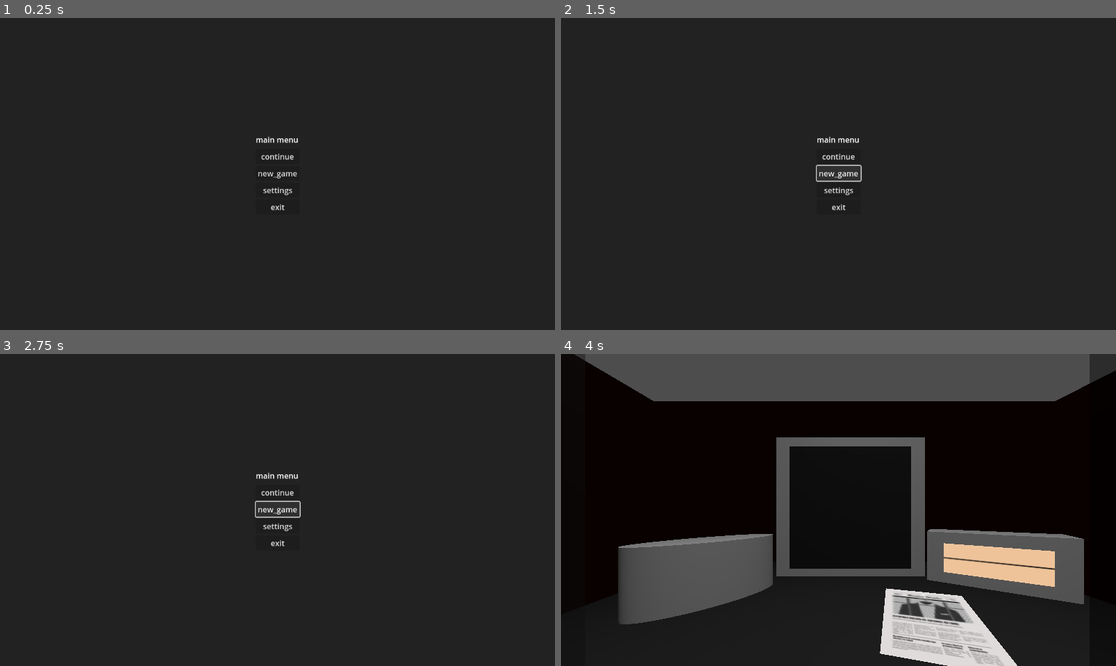
Above: before the commit, frames 1-4 (two rows, left to right).
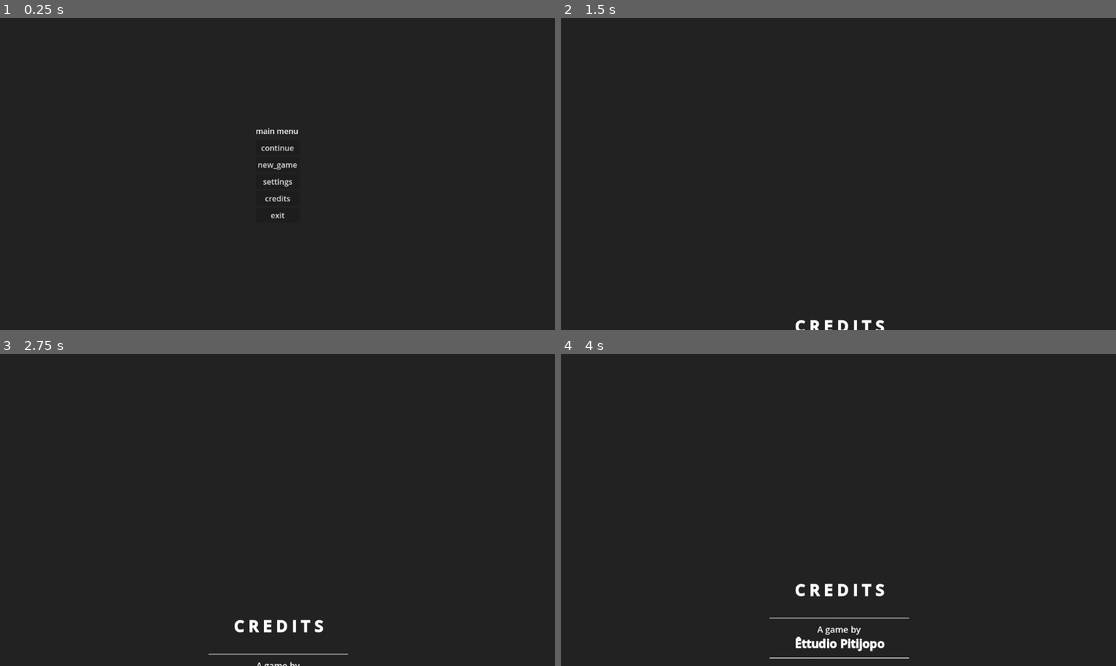
Above: after the commit, the same moments.

Repository: aaracan246/gameoff2025-ettudiopitijopo
Game: Godot game, scene res://Scenes/UI/main_menu.tscn
Same seed, same stepped clock (60 frames per second), same inputs: the game is played once before the commit and once after it. The engine's default icon, where the game draws it, is replaced by a stand-in: a white triangle on a blue panel in a dark square.
Inputs (mouse positions are in pixels of both pictures, inside the frame that each line leads up to):
- Up to frame 1 (0.25 s): no input
- Up to frame 2 (1.5 s): click (838, 198) at 0.5 s, where only the run after the commit has a clickable "credits"; click (838, 174) at 1.25 s, where only the run before the commit has a clickable "new_game"
- Up to frame 3 (2.75 s): click (277, 510) at 2 s, where only the run before the commit has a clickable "new_game"
- Up to frame 4 (4 s): click (838, 491) at 2.75 s, where only the run before the commit has a clickable "continue"; move the mouse to (960, 494) at 3.52 s; click (960, 494) at 3.67 s

The runs differ from the first frame. In frame 1, 0.6% of the frame differs, in the area x 46-54%, y 35-65%; in frame 2, 0.7%; in frame 3, 0.9%; in frame 4, 73%, in the area x 0-100%, y 0-100%.

Commit message:
credits UI

Diff:
--- /dev/null
+++ b/Scenes/UI/credits.tscn
@@ -0,0 +1,88 @@
+[gd_scene load_steps=2 format=3 uid="uid://wvnwavhmsta8"]
+
+[ext_resource type="Script" uid="uid://dju7vlywfo2em" path="res://Scripts/UI/credits.gd" id="1_h87vg"]
+
+[node name="Credits" type="Control"]
+layout_mode = 3
+anchors_preset = 15
+anchor_right = 1.0
+anchor_bottom = 1.0
+grow_horizontal = 2
+grow_vertical = 2
+script = ExtResource("1_h87vg")
+
+[node name="ColorRect" type="ColorRect" parent="."]
+layout_mode = 1
+anchors_preset = 15
+anchor_right = 1.0
+anchor_bottom = 1.0
+grow_horizontal = 2
+grow_vertical = 2
+color = Color(0.13333334, 0.13333334, 0.13333334, 1)
+
+[node name="RichTextLabel" type="RichTextLabel" parent="."]
+layout_mode = 1
+anchors_preset = 15
+anchor_right = 1.0
+anchor_bottom = 1.0
+offset_left = 2.0
+offset_top = 650.0
+offset_right = 2.0
+offset_bottom = 1146.0
+grow_horizontal = 2
+grow_vertical = 2
+bbcode_enabled = true
+text = "[center]
+[font_size=32][b]C R E D I T S[/b][/font_size]
+
+[center]──────────────────────────────[/center]
+[font_size=18]A game by[/font_size]
+[font_size=24][b]Êttudio Pitijopo[/b][/font_size]
+[center]──────────────────────────────[/center]
+
+
+[font_size=18][b]Production & Design[/b][/font_size]
+[font_size=22]Lara Narváez Otero[/font_size]
+
+
+[font_size=18][b]Design Director[/b][/font_size]
+[font_size=22]Morri[/font_size]
+
+
+[font_size=18][b]Programming[/b][/font_size]
+[font_size=22]Sergio Morales Coronil[/font_size]
+
+
+[font_size=18][b]Programming, Audio & Web Dev[/b][/font_size]
+[font_size=22]Samuel Urbina Flor[/font_size]
+
+
+[font_size=18][b]2D Art & Animation[/b][/font_size]
+[font_size=22]Ángela Amate Jiménez[/font_size]
+
+
+[font_size=18][b]3D Art & Modeling[/b][/font_size]
+[font_size=22]Lucía López Rodríguez[/font_size]
+
+
+[center]──────────────────────────────[/center]
+
+[center]
+[font_size=16]Check out the game's artbook at:[/font_size]
+[url=https://www.pitijopo.com][font_size=20][b]www.pitijopo.com[/b][/font_size][/url]
+[/center]
+
+[center]──────────────────────────────[/center]
+
+[center][i]Thank you for playing[/i][/center]
+"
+scroll_active = false
+
+[node name="VBoxContainer" type="VBoxContainer" parent="."]
+layout_mode = 1
+anchors_preset = 13
+anchor_left = 0.5
+anchor_right = 0.5
+anchor_bottom = 1.0
+grow_horizontal = 2
+grow_vertical = 2
--- a/Scenes/UI/main_menu.tscn
+++ b/Scenes/UI/main_menu.tscn
@@ -54,6 +54,10 @@
 layout_mode = 2
 text = "settings"
 
+[node name="credits" type="Button" parent="VBoxContainer"]
+layout_mode = 2
+text = "credits"
+
 [node name="exit_btn" type="Button" parent="VBoxContainer"]
 layout_mode = 2
 text = "exit"
@@ -64,4 +68,5 @@
 
 [connection signal="pressed" from="VBoxContainer/continue_btn" to="." method="_on_continue_btn_pressed"]
 [connection signal="pressed" from="VBoxContainer/settings_btn" to="." method="_on_settings_btn_pressed"]
+[connection signal="pressed" from="VBoxContainer/credits" to="." method="_on_credits_pressed"]
 [connection signal="pressed" from="VBoxContainer/exit_btn" to="." method="_on_exit_btn_pressed"]
--- /dev/null
+++ b/Scripts/UI/credits.gd
@@ -0,0 +1,12 @@
+extends Control
+
+@onready var credits: RichTextLabel = $RichTextLabel
+
+var speed : float = 60.0  # píxeles por segundo
+
+func _process(delta):
+	credits.position.y -= speed * delta
+
+	# Cuando salga por arriba cambia de escena
+	if credits.position.y + credits.size.y < 0:
+		get_tree().change_scene_to_file("res://Scenes/UI/main_menu.tscn")
--- a/Scripts/UI/main_menu.gd
+++ b/Scripts/UI/main_menu.gd
@@ -3,6 +3,7 @@
 @onready var continue_btn: Button = $VBoxContainer/continue_btn
 @onready var settings_btn: Button = $VBoxContainer/settings_btn
 @onready var exit_btn: Button = $VBoxContainer/exit_btn
+@onready var credits: Button = $VBoxContainer/credits
 
 @onready var settings_menu: Control = $settings_menu
 
@@ -20,3 +21,7 @@
 
 func _on_exit_btn_pressed() -> void:
 	get_tree().quit()
+
+
+func _on_credits_pressed() -> void:
+	get_tree().change_scene_to_file("res://Scenes/UI/credits.tscn")
Not shown, added: Scripts/UI/credits.gd.uid
